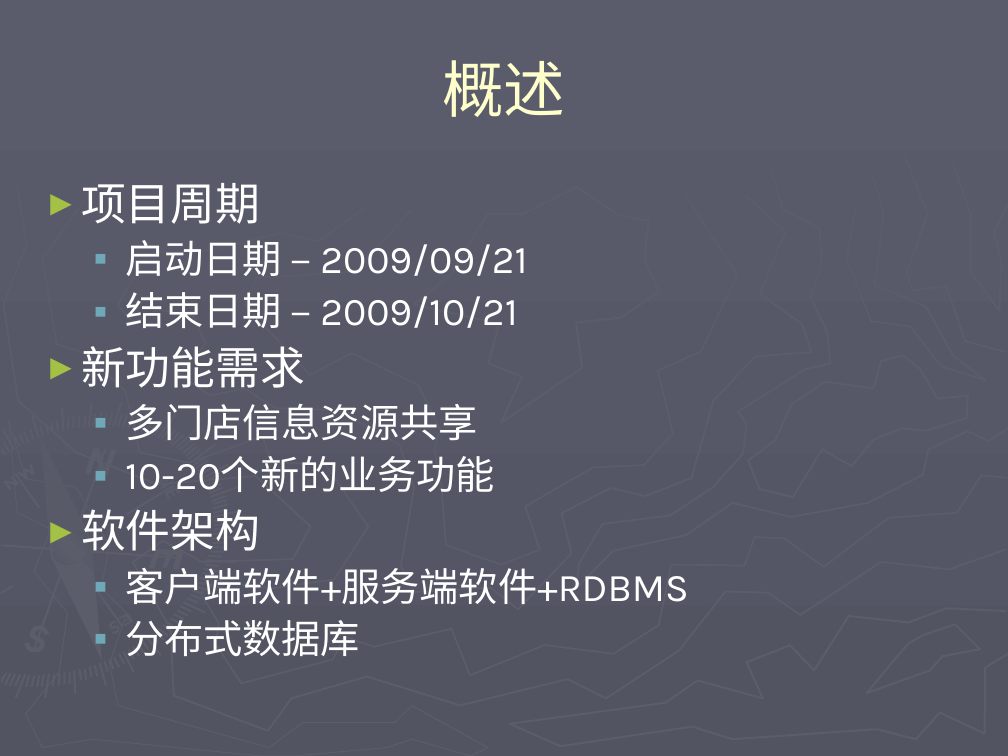
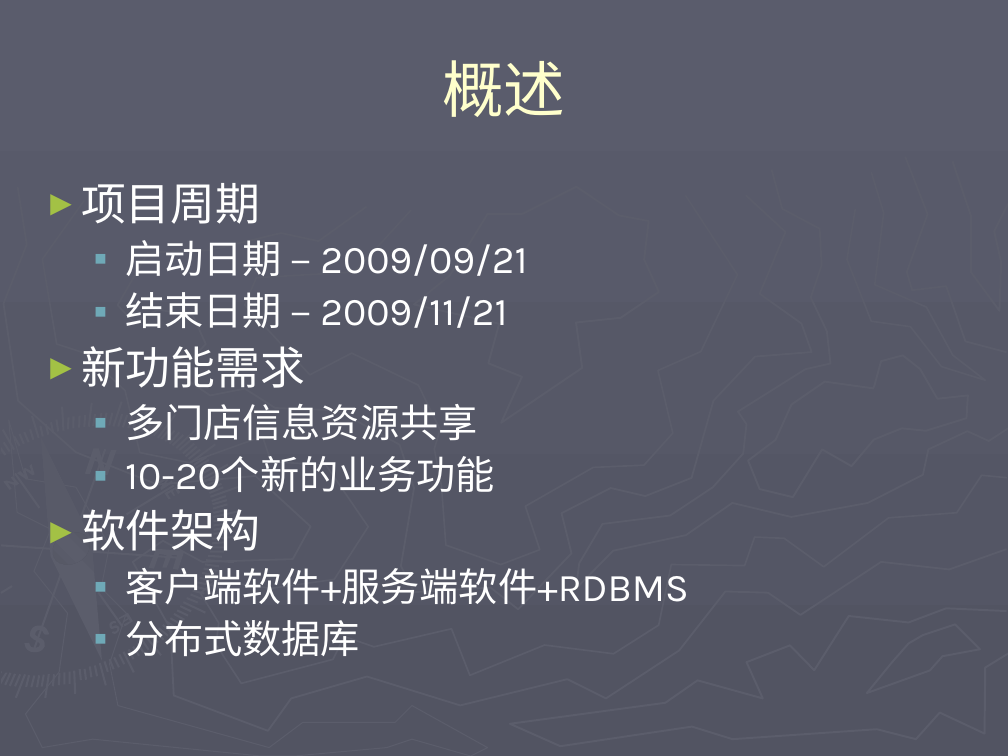
Before and after one commit to honj51/ideacode, a slide deck: slide 2 of doc/房产中介管理/2阶段项目计划.ppt. Drawn at 1008x756 pixels with LibreOffice and Linux fonts; fonts in the diff are those of the drawing. Boxes give left, top, right and bottom in pixels: in the first picture for what was removed or moved away, otherwise in the second. Text is boxed around its words. In the diff, an @@ line names an element or a change of style, - is before the commit and + after.

```diff
--- a/doc/房产中介管理/2阶段项目计划.ppt
+++ b/doc/房产中介管理/2阶段项目计划.ppt
@@ text at [125, 292, 507, 328]: text changed @@
-  ▪ 结束日期 – 2009/10/21
+  ▪ 结束日期 – 2009/11/21
```
Also in this commit, not shown: 8 other files.
